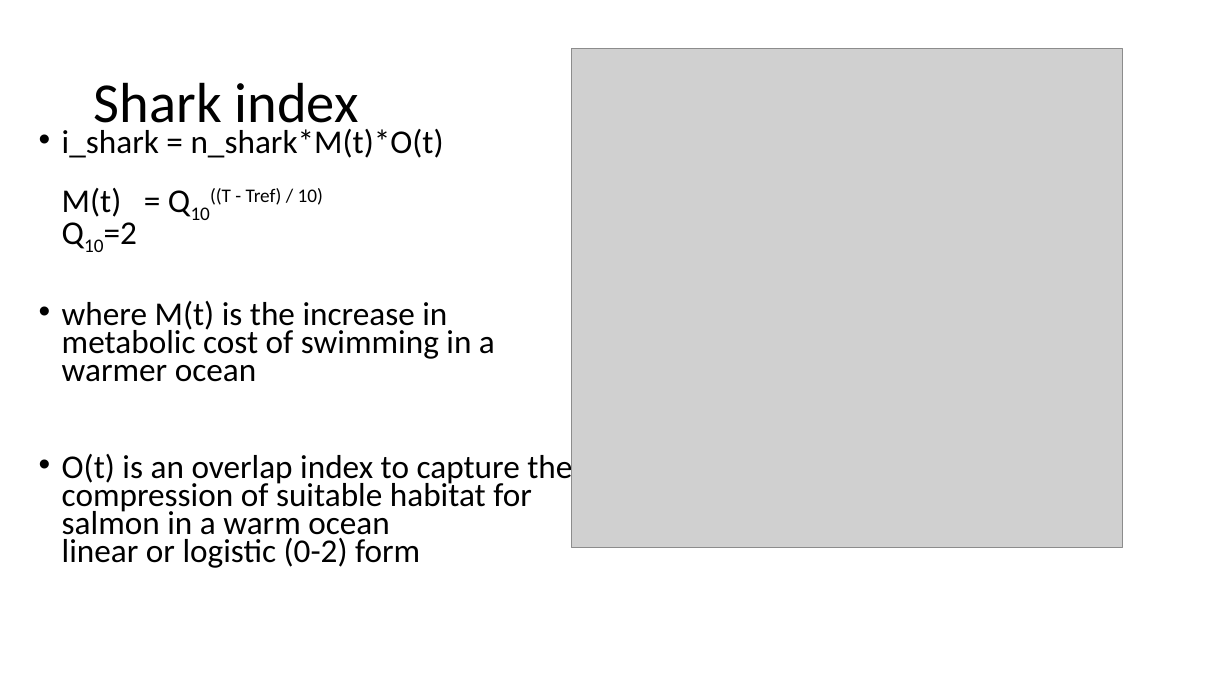
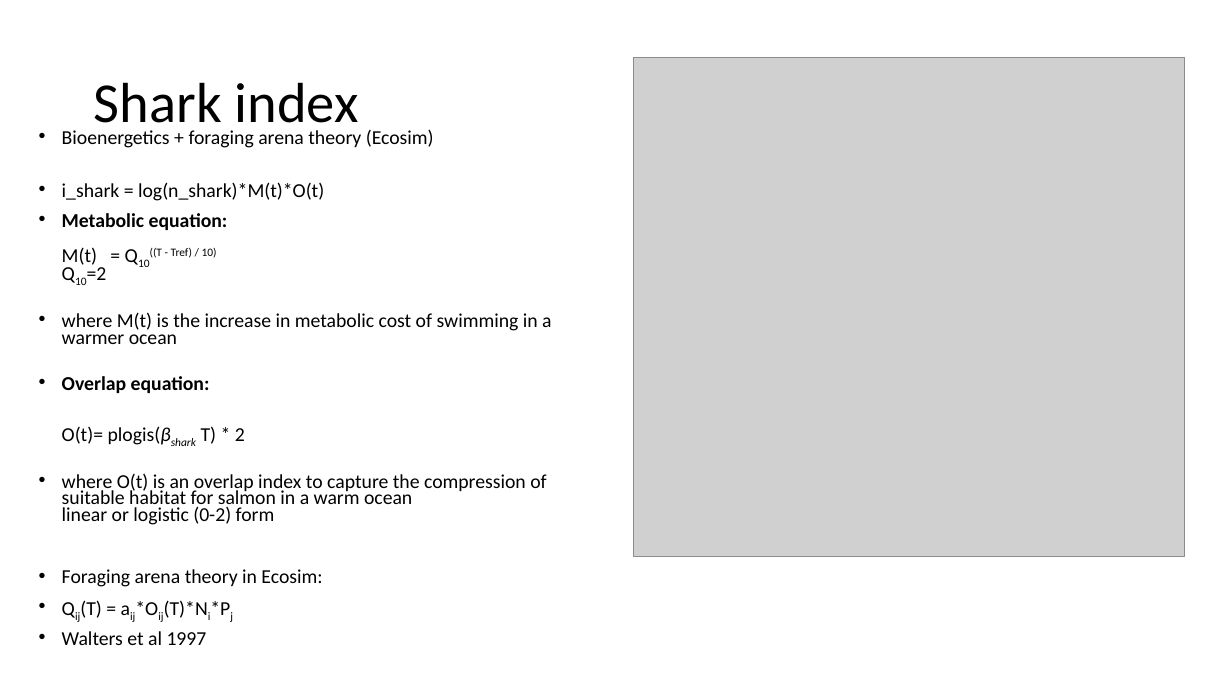
Before and after one commit to LisaCrozier-NOAA/SEM-DFO-LisaXP, a slide deck: slide 8 of presentations/Project update 08072026 predator indices.pptx (slide 7 before the commit). Drawn at 1232x693 pixels with LibreOffice and Linux fonts; fonts in the diff are those of the drawing; grey boxes stand for pictures. Boxes give left, top, right and bottom in pixels: in the first picture for what was removed or moved away, otherwise in the second. Text is boxed around its words. In the diff, an @@ line names an element or a change of style, - is before the commit and + after.

```diff
--- a/presentations/Project update 08072026 predator indices.pptx
+++ b/presentations/Project update 08072026 predator indices.pptx
@@ picture: place and size @@
-picture at (572,48,1123,547)
+picture at (634,57,1185,556)
@@ text at (62,129,434,280): text changed; size 25.9 to 15.4 pt @@
-• i_shark = n_shark*M(t)*O(t)
-  M(t) = Q10((T - Tref) / 10)
-  Q10=2
+• Bioenergetics + foraging arena theory (Ecosim)
+• i_shark = log(n_shark)*M(t)*O(t)
+• Metabolic equation:
+  M(t) = Q10((T - Tref) / 10)
+  Q10=2
@@ text at (62,312,551,344): size 25.9 to 15.4 pt in "where M(t) is the increase in metabolic ..." @@
@@ text at (62,376,546,645): text changed; size 25.9 to 15.4 pt @@
-• O(t) is an overlap index to capture the compression of suitable habitat for salmon in a warm ocean
-  linear or logistic (0-2) form
+• Overlap equation:
+  O(t)= plogis(βshark T) * 2
+• where O(t) is an overlap index to capture the compression of suitable habitat for salmon in a warm ocean
+  linear or logistic (0-2) form
+• Foraging arena theory in Ecosim:
+• Qij(T) = aij*Oij(T)*Ni*Pj
+• Walters et al 1997
```
Also in this commit, not shown: 2 other slides changed, 17 slides added, 33 other files.
